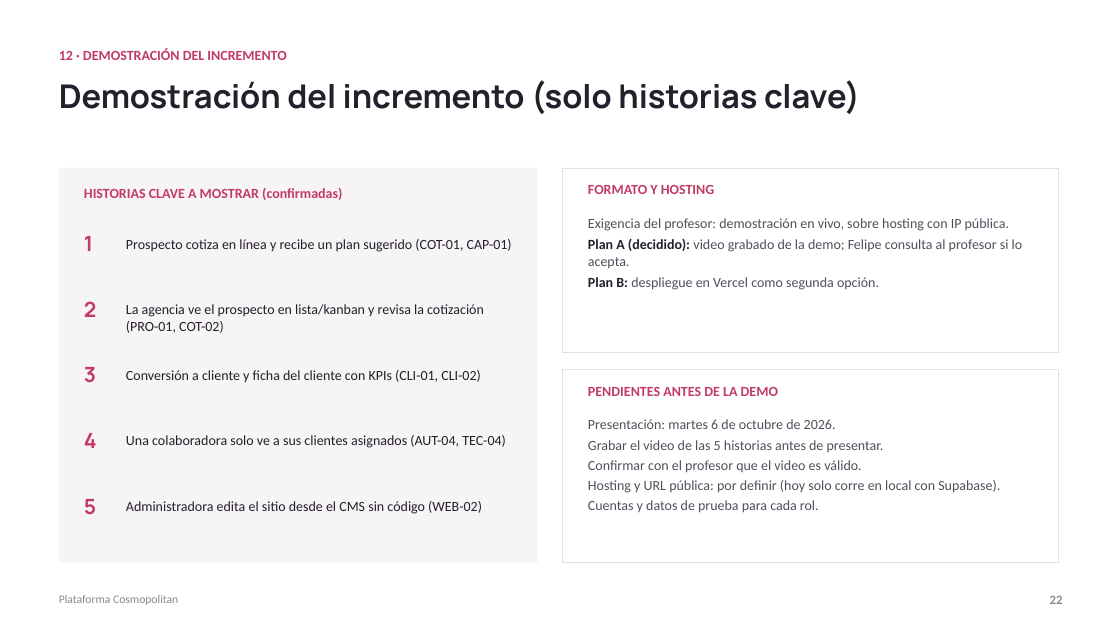
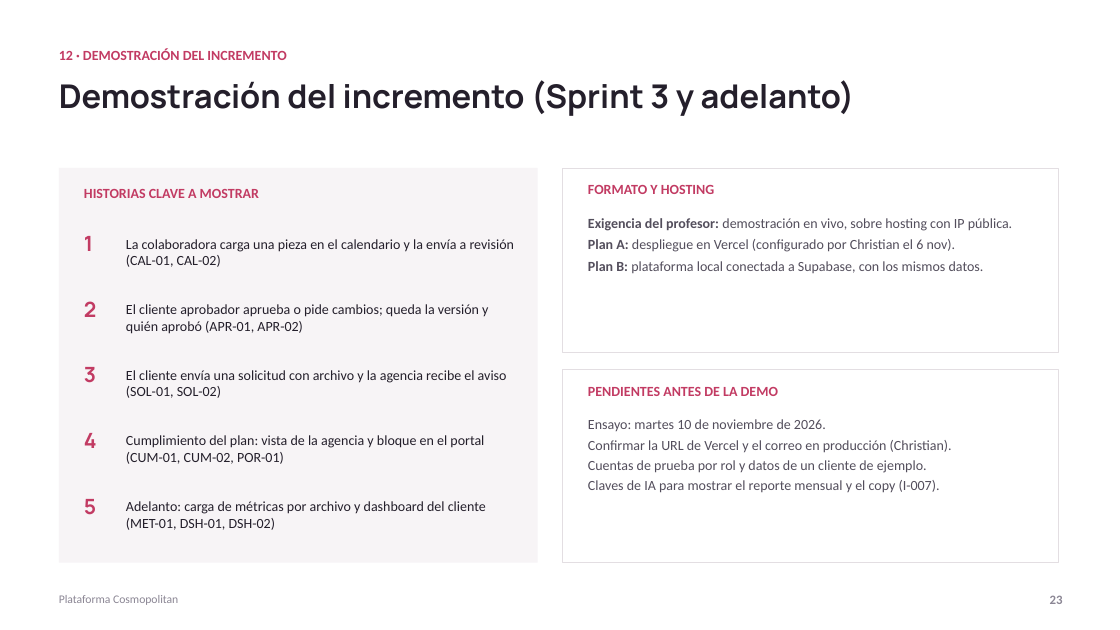
Before and after one commit to ChristianCuadra/capstone, a slide deck: slide 23 of Fase 2/Evidencias Proyecto/Presentación Proyecto.pptx (slide 22 before the commit). Drawn at 1120x630 pixels with LibreOffice and Linux fonts; fonts in the diff are those of the drawing. Boxes give left, top, right and bottom in pixels: in the first picture for what was removed or moved away, otherwise in the second. Text is boxed around its words. In the diff, an @@ line names an element or a change of style, - is before the commit and + after.

Commit message:
Presentación al 9 nov y comando cargar_demo con datos de demostración para el cliente de prueba

```diff
--- a/Fase 2/Evidencias Proyecto/Presentación Proyecto.pptx
+++ b/Fase 2/Evidencias Proyecto/Presentación Proyecto.pptx
@@ text at (59,80,855,116): text changed @@
-Demostración del incremento (solo historias clave)
+Demostración del incremento (Sprint 3 y adelanto)
@@ text at (84,189,259,198): text changed @@
-HISTORIAS CLAVE A MOSTRAR (confirmadas)
+HISTORIAS CLAVE A MOSTRAR
@@ text at (126,239,514,267): text changed @@
-Prospecto cotiza en línea y recibe un plan sugerido (COT-01, CAP-01)
+La colaboradora carga una pieza en el calendario y la envía a revisión (CAL-01, CAL-02)
@@ text at (588,239,984,273): text changed @@
-Plan A (decidido): video grabado de la demo; Felipe consulta al profesor si lo acepta.
-Plan B: despliegue en Vercel como segunda opción.
+Plan A: despliegue en Vercel (configurado por Christian el 6 nov).
+Plan B: plataforma local conectada a Supabase, con los mismos datos.
@@ text at (588,218,1012,231): bold on in "Exigencia del profesor:" @@
@@ text at (126,304,488,334): text changed @@
-La agencia ve el prospecto en lista/kanban y revisa la cotización (PRO-01, COT-02)
+El cliente aprobador aprueba o pide cambios; queda la versión y quién aprobó (APR-01, APR-02)
@@ text at (126,370,507,398): text changed @@
-Conversión a cliente y ficha del cliente con KPIs (CLI-01, CLI-02)
+El cliente envía una solicitud con archivo y la agencia recibe el aviso (SOL-01, SOL-02)
@@ text at (588,419,952,493): text changed @@
-Presentación: martes 6 de octubre de 2026.
-Grabar el video de las 5 historias antes de presentar.
-Confirmar con el profesor que el video es válido.
-Hosting y URL pública: por definir (hoy solo corre en local con Supabase).
-Cuentas y datos de prueba para cada rol.
+Ensayo: martes 10 de noviembre de 2026.
+Confirmar la URL de Vercel y el correo en producción (Christian).
+Cuentas de prueba por rol y datos de un cliente de ejemplo.
+Claves de IA para mostrar el reporte mensual y el copy (I-007).
@@ text at (126,435,484,464): text changed @@
-Una colaboradora solo ve a sus clientes asignados (AUT-04, TEC-04)
+Cumplimiento del plan: vista de la agencia y bloque en el portal (CUM-01, CUM-02, POR-01)
@@ text at (126,501,486,530): text changed @@
-Administradora edita el sitio desde el CMS sin código (WEB-02)
+Adelanto: carga de métricas por archivo y dashboard del cliente (MET-01, DSH-01, DSH-02)
```
Also in this commit, not shown: 13 other slides changed, 1 slide added, 4 other files.
